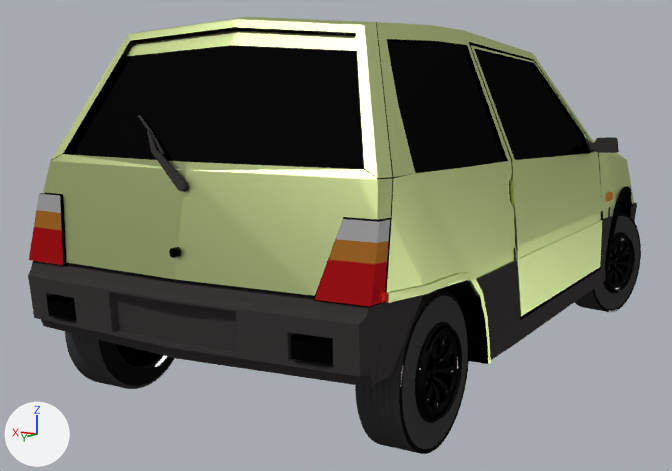
A saved change to the Blender file Assets/3D Models/lada 1.blend.
Before and after are seen from a camera (50 mm lens) standing at (-3.16, 6.35, 1.92) and looking at (0.42, 0.4, 0.82). Every picture has the same lights, and +X, +Y and +Z are marked at lower left.

Objects in the first picture: 'Плоскость', 'Цилиндр.000', 'Цилиндр.001', 'Цилиндр.002'.
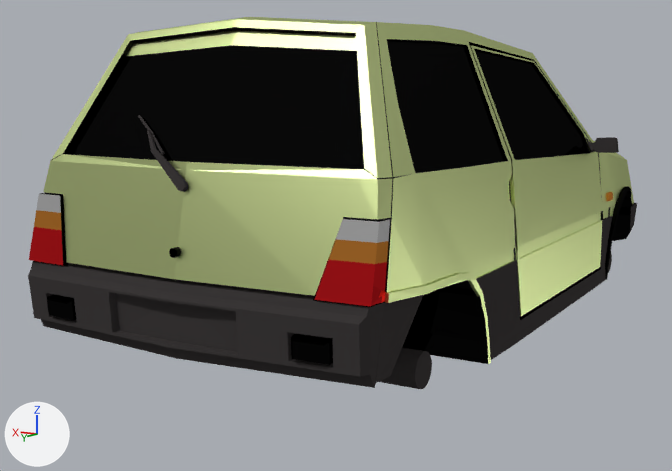
Boxes [x1, y1, x2, y2] around the edits, measured in the pictures (672 x 471 px):
'Цилиндр.001', deleted (black)
    before: [65, 290, 469, 454]
    faces in mat_tire (black #3d3d3d): [65, 290, 468, 453]
    faces in mat_материал_001: [65, 291, 469, 454]
'Цилиндр.000', deleted (black)
    before: [575, 213, 641, 312]
    faces in mat_материал_001: [593, 213, 641, 312]
    faces in mat_tire (black #3d3d3d): [575, 216, 640, 312]
'Цилиндр.003', unchanged, uncovered by the edit
    after: [379, 347, 432, 389]

Diff of the bpy script that builds the scene:
```diff
--- a/Assets/3D Models/lada 1.blend.py
+++ b/Assets/3D Models/lada 1.blend.py
@@ ob_цилиндр_001 @@
-ob_цилиндр_001 = bpy.data.objects.new('Цилиндр.001', me_цилиндр_007)
-ob_цилиндр_001.location = (1.234, 1.991, 0.435)
-ob_цилиндр_001.rotation_euler = (0.0, 1.571, 0.0)  # degrees (0, 90, 0)
-ob_цилиндр_001.scale = (0.433, 0.433, 0.433)
-_m = ob_цилиндр_001.modifiers.new('Отражение', 'MIRROR')
-_m.use_axis = (False, False, True)
-_m.mirror_object = ob_плоскость
-_m = ob_цилиндр_001.modifiers.new('Subsurf', 'SUBSURF')
-_m.levels = 2
@@ ob_цилиндр_000 @@
-ob_цилиндр_000 = bpy.data.objects.new('Цилиндр.000', me_цилиндр_004)
-ob_цилиндр_000.location = (1.234, -1.677, 0.435)
-ob_цилиндр_000.rotation_euler = (0.0, 1.571, 0.0)  # degrees (0, 90, 0)
-ob_цилиндр_000.scale = (0.433, 0.433, 0.433)
-_m = ob_цилиндр_000.modifiers.new('Subsurf', 'SUBSURF')
-_m.levels = 2
```
